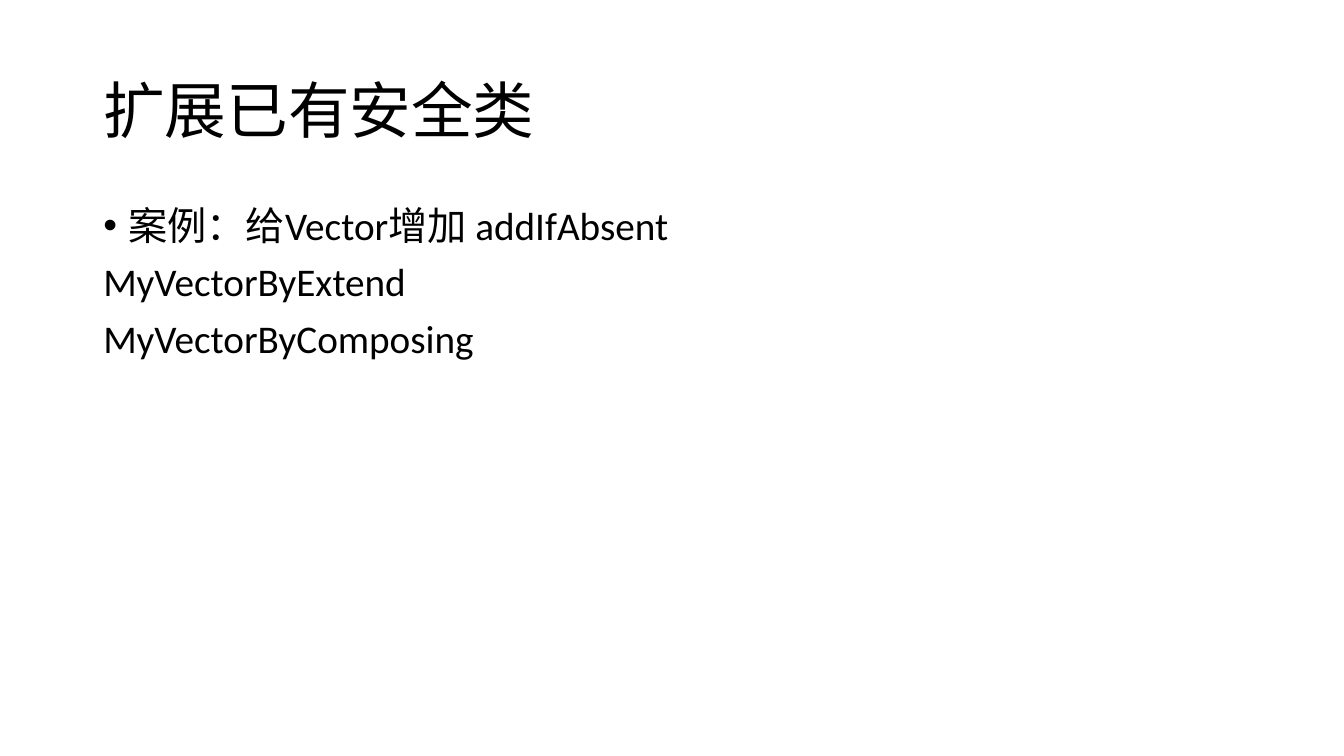
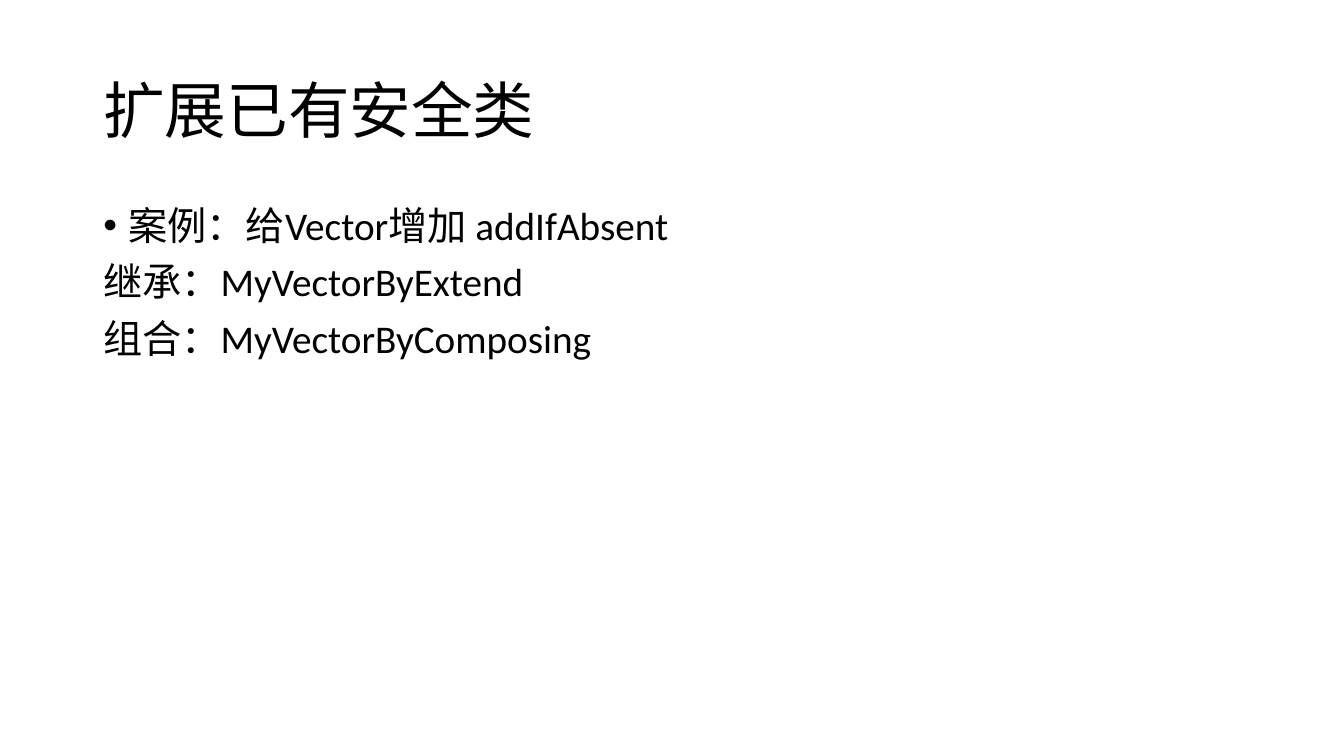
Before and after one commit to GerogeLeon/multithread_demo, a slide deck: slide 23 of JAVA并发编程.pptx. Drawn at 1344x756 pixels with LibreOffice and Linux fonts; fonts in the diff are those of the drawing. Boxes give left, top, right and bottom in pixels: in the first picture for what was removed or moved away, otherwise in the second. Text is boxed around its words. In the diff, an @@ line names an element or a change of style, - is before the commit and + after.

```diff
--- a/JAVA并发编程.pptx
+++ b/JAVA并发编程.pptx
@@ text at box(103, 263, 591, 360): text changed @@
-MyVectorByExtend
-MyVectorByComposing
+继承：MyVectorByExtend
+组合：MyVectorByComposing
```
Also in this commit, not shown: 4 other files.
